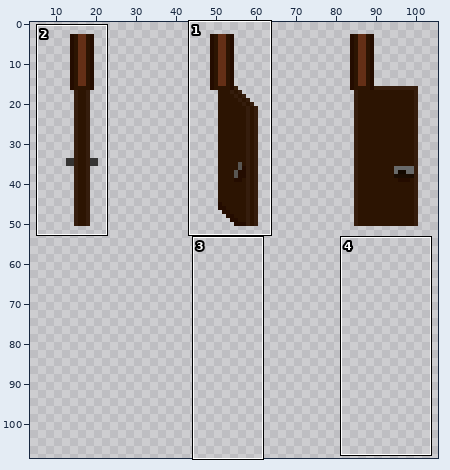
Sprite sheet, stored at src/game/assets/sprites/interactable/door.png. Above, an overview of the earlier version with the close-up marked.
Close-up. As it was:
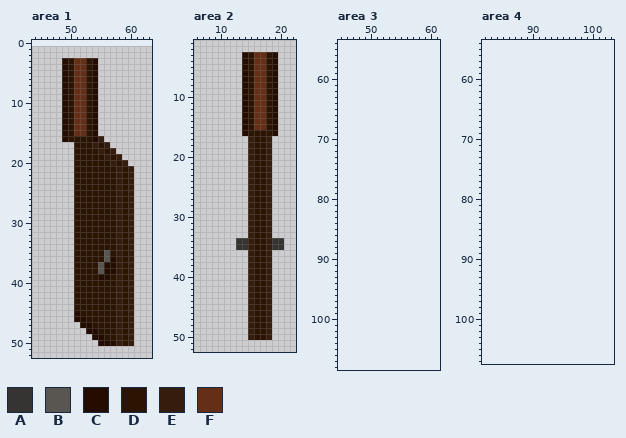
The file is 106x52 pixels. Colours within 5 levels of each other are drawn and written as one. Shown: area 1: x 44..63, y 0..52; area 2: x 6..22, y 1..52; area 3: x 45..61, y 54..108; area 4: x 82..103, y 54..107. The old version is drawn lined up with the new one, on the new canvas. The wide view leaves out empty margins. The commit also changed other parts of the picture, which this record leaves out.
Palette (. is transparent): A #353433  B #595652  C #240c00  D #2c1402  E #351d0d  F #642f16
Pixels before, area 1, first column x 49:
 3 CDFFDC......
 4 CDFFDC......
 5 CDFFDC......
 6 CDFFDC......
 7 CDFFDC......
 8 CDFFDC......
 9 CDFFDC......
10 CDFFDC......
11 CDFFDC......
12 CDFFDC......
13 CDFFDC......
14 CDFFDC......
15 CDFFDC......
16 CDDDDCE.....
17 ..DDDEDE....
18 ..DDDDEDE...
19 ..DDDDDEDE..
20 ..DDDDDDEDE.
21 ..DDDDDDDEDE
22 ..DDDDDDDEDE
23 ..DDDDDDDEDE
24 ..DDDDDDDEDE
25 ..DDDDDDDEDE
26 ..DDDDDDDEDE
27 ..DDDDDDDEDE
28 ..DDDDDDDEDE
29 ..DDDDDDDEDE
30 ..DDDDDDDEDE
31 ..DDDDDDDEDE
32 ..DDDDDDDEDE
33 ..DDDDDDDEDE
34 ..DDDDDDDEDE
35 ..DDDDDBDEDE
36 ..DDDDDBCEDE
37 ..DDDDBCCEDE
38 ..DDDDBCCEDE
39 ..DDDDCCDEDE
40 ..DDDDDDDEDE
41 ..DDDDDDDEDE
42 ..DDDDDDDEDE
43 ..DDDDDDDEDE
44 ..DDDDDDDEDE
45 ..CDDDDDDEDE
46 ..CCDDDDDEDE
47 ...CCDDDDEDE
48 ....CCDDDEDE
49 .....CCDDEDE
50 ......CCCEDE
Pixels before, area 2, first column x 13:
 3 .CDFFDC.
 4 .CDFFDC.
 5 .CDFFDC.
 6 .CDFFDC.
 7 .CDFFDC.
 8 .CDFFDC.
 9 .CDFFDC.
10 .CDFFDC.
11 .CDFFDC.
12 .CDFFDC.
13 .CDFFDC.
14 .CDFFDC.
15 .CDFFDC.
16 .CDDDDC.
17 ..EDDE..
18 ..EDDE..
19 ..EDDE..
20 ..EDDE..
21 ..EDDE..
22 ..EDDE..
23 ..EDDE..
24 ..EDDE..
25 ..EDDE..
26 ..EDDE..
27 ..EDDE..
28 ..EDDE..
29 ..EDDE..
30 ..EDDE..
31 ..EDDE..
32 ..EDDE..
33 ..EDDE..
34 AAEDDEAA
35 AAEDDEAA
36 ..EDDE..
37 ..EDDE..
38 ..EDDE..
39 ..EDDE..
40 ..EDDE..
41 ..EDDE..
42 ..EDDE..
43 ..EDDE..
44 ..EDDE..
45 ..EDDE..
46 ..EDDE..
47 ..EDDE..
48 ..EDDE..
49 ..EDDE..
50 ..EDDE..
After:
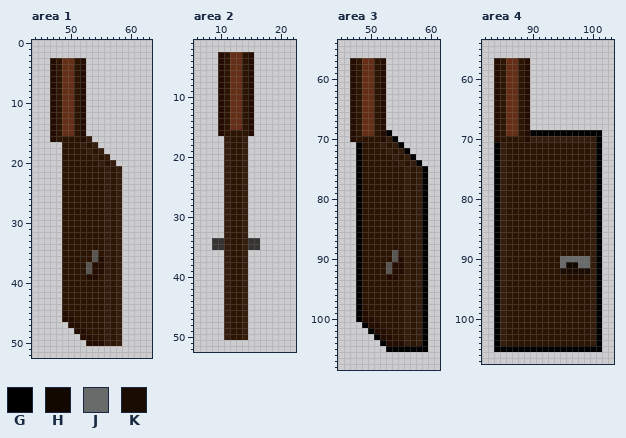
Colours new in this view: G #000000  H #120800  J #696a6a  K #1a0c02
Change:
canvas 106x52 -> 112x109, the old top-left corner now at 5,1
Changed rows in their new state; - is an unchanged pixel.
Area 1:
first column x 47:
 3 CDFFDC..------
 4 CDFFDC..------
 5 CDFFDC..------
 6 CDFFDC..------
 7 CDFFDC..------
 8 CDFFDC..------
 9 CDFFDC..------
10 CDFFDC..------
11 CDFFDC..------
12 CDFFDC..------
13 CDFFDC..------
14 CDFFDC..------
15 CDFFDC..------
16 CDD--CE..-----
17 --DD-E--..----
18 --DD--E--..---
19 --DD---E--..--
20 --DD----E--..-
21 --DD-----E--..
22 --DD-----E--..
23 --DD-----E--..
24 --DD-----E--..
25 --DD-----E--..
26 --DD-----E--..
27 --DD-----E--..
28 --DD-----E--..
29 --DD-----E--..
30 --DD-----E--..
31 --DD-----E--..
32 --DD-----E--..
33 --DD-----E--..
34 --DD-----E--..
35 --DD---B-E--..
36 --DD---BCED-..
37 --DD--BCCED-..
38 --DD--BCCED-..
39 --DD--CCDE--..
40 --DD-----E--..
41 --DD-----E--..
42 --DD-----E--..
43 --DD-----E--..
44 --DD-----E--..
45 --CDD----E--..
46 --CCDD---E--..
47 ---CCDD--E--..
48 ----CCDD-E--..
49 -----CCDDE--..
50 ------CC-ED-..
Area 2:
first column x 9:
 3 -CDFFDC....-
 4 -CDFFDC....-
 5 -CDFFDC....-
 6 -CDFFDC....-
 7 -CDFFDC....-
 8 -CDFFDC....-
 9 -CDFFDC....-
10 -CDFFDC....-
11 -CDFFDC....-
12 -CDFFDC....-
13 -CDFFDC....-
14 -CDFFDC....-
15 -CDFFDC....-
16 -CDDDDC....-
17 --EDDE....--
18 --EDDE....--
19 --EDDE....--
20 --EDDE....--
21 --EDDE....--
22 --EDDE....--
23 --EDDE....--
24 --EDDE....--
25 --EDDE....--
26 --EDDE....--
27 --EDDE....--
28 --EDDE....--
29 --EDDE....--
30 --EDDE....--
31 --EDDE....--
32 --EDDE....--
33 --EDDE....--
34 AAEDDEAA....
35 AAEDDEAA....
36 --EDDE....--
37 --EDDE....--
38 --EDDE....--
39 --EDDE....--
40 --EDDE....--
41 --EDDE....--
42 --EDDE....--
43 --EDDE....--
44 --EDDE....--
45 --EDDE....--
46 --EDDE....--
47 --EDDE....--
48 --EDDE....--
49 --EDDE....--
50 --EDDE....--
Area 3:
first column x 47:
 57 CDFFDC-------
 58 CDFFDC-------
 59 CDFFDC-------
 60 CDFFDC-------
 61 CDFFDC-------
 62 CDFFDC-------
 63 CDFFDC-------
 64 CDFFDC-------
 65 CDFFDC-------
 66 CDFFDC-------
 67 CDFFDC-------
 68 CDFFDC-------
 69 CDFFDCG------
 70 CDDDDCEG-----
 71 -GDDDEDEG----
 72 -GDDDDEDEG---
 73 -GDDDDDEDEG--
 74 -GDDDDDDEDEG-
 75 -GDDDDDDDEDEG
 76 -GDDDDDDDEDEG
 77 -GDDDDDDDEDEG
 78 -GDDDDDDDEDEG
 79 -GDDDDDDDEDEG
 80 -GDDDDDDDEDEG
 81 -GDDDDDDDEDEG
 82 -GDDDDDDDEDEG
 83 -GDDDDDDDEDEG
 84 -GDDDDDDDEDEG
 85 -GDDDDDDDEDEG
 86 -GDDDDDDDEDEG
 87 -GDDDDDDDEDEG
 88 -GDDDDDDDEDEG
 89 -GDDDDDBDEDEG
 90 -GDDDDDBCEDEG
 91 -GDDDDBCCEDEG
 92 -GDDDDBCCEDEG
 93 -GDDDDCCDEDEG
 94 -GDDDDDDDEDEG
 95 -GDDDDDDDEDEG
 96 -GDDDDDDDEDEG
 97 -GDDDDDDDEDEG
 98 -GDDDDDDDEDEG
 99 -GCDDDDDDEDEG
100 -GCCDDDDDEDEG
101 --GCCDDDDEDEG
102 ---GCCDDDEDEG
103 ----GCCDDEDEG
104 -----GCCCEDEG
105 ------GGGGGGG
Area 4:
first column x 84:
 57 CDFFDC------------
 58 CDFFDC------------
 59 CDFFDC------------
 60 CDFFDC------------
 61 CDFFDC------------
 62 CDFFDC------------
 63 CDFFDC------------
 64 CDFFDC------------
 65 CDFFDC------------
 66 CDFFDC------------
 67 CDFFDC------------
 68 CDFFDC------------
 69 CDFFDCGGGGGGGGGGGG
 70 CDDDDCEEEEEEEEEEEG
 71 GEDDDDDDDDDDDDDDEG
 72 GEDDDDDDDDDDDDDDEG
 73 GEDDDDDDDDDDDDDDEG
 74 GEDDDDDDDDDDDDDDEG
 75 GEDDDDDDDDDDDDDDEG
 76 GEDDDDDDDDDDDDDDEG
 77 GEDDDDDDDDDDDDDDEG
 78 GEDDDDDDDDDDDDDDEG
 79 GEDDDDDDDDDDDDDDEG
 80 GEDDDDDDDDDDDDDDEG
 81 GEDDDDDDDDDDDDDDEG
 82 GEDDDDDDDDDDDDDDEG
 83 GEDDDDDDDDDDDDDDEG
 84 GEDDDDDDDDDDDDDDEG
 85 GEDDDDDDDDDDDDDDEG
 86 GEDDDDDDDDDDDDDDEG
 87 GEDDDDDDDDDDDDDDEG
 88 GEDDDDDDDDDDDDDDEG
 89 GEDDDDDDDDDDDDDDEG
 90 GEDDDDDDDDDJJJJJEG
 91 GEDDDDDDDDDJHHJJEG
 92 GEDDDDDDDDDKKKKKEG
 93 GEDDDDDDDDDDCCCDEG
 94 GEDDDDDDDDDDDDDDEG
 95 GEDDDDDDDDDDDDDDEG
 96 GEDDDDDDDDDDDDDDEG
 97 GEDDDDDDDDDDDDDDEG
 98 GEDDDDDDDDDDDDDDEG
 99 GEDDDDDDDDDDDDDDEG
100 GEDDDDDDDDDDDDDDEG
101 GEDDDDDDDDDDDDDDEG
102 GEDDDDDDDDDDDDDDEG
103 GEDDDDDDDDDDDDDDEG
104 GEDDDDDDDDDDDDDDEG
105 GGGGGGGGGGGGGGGGGG
